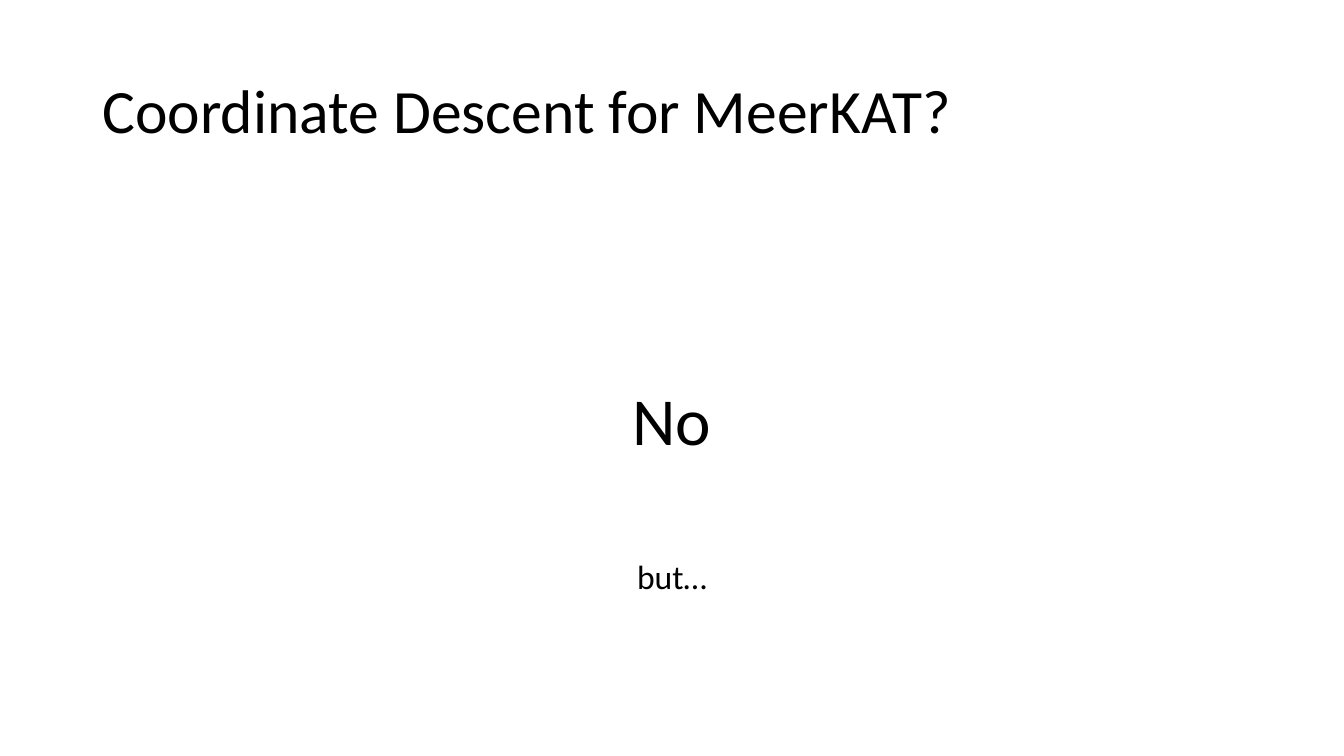
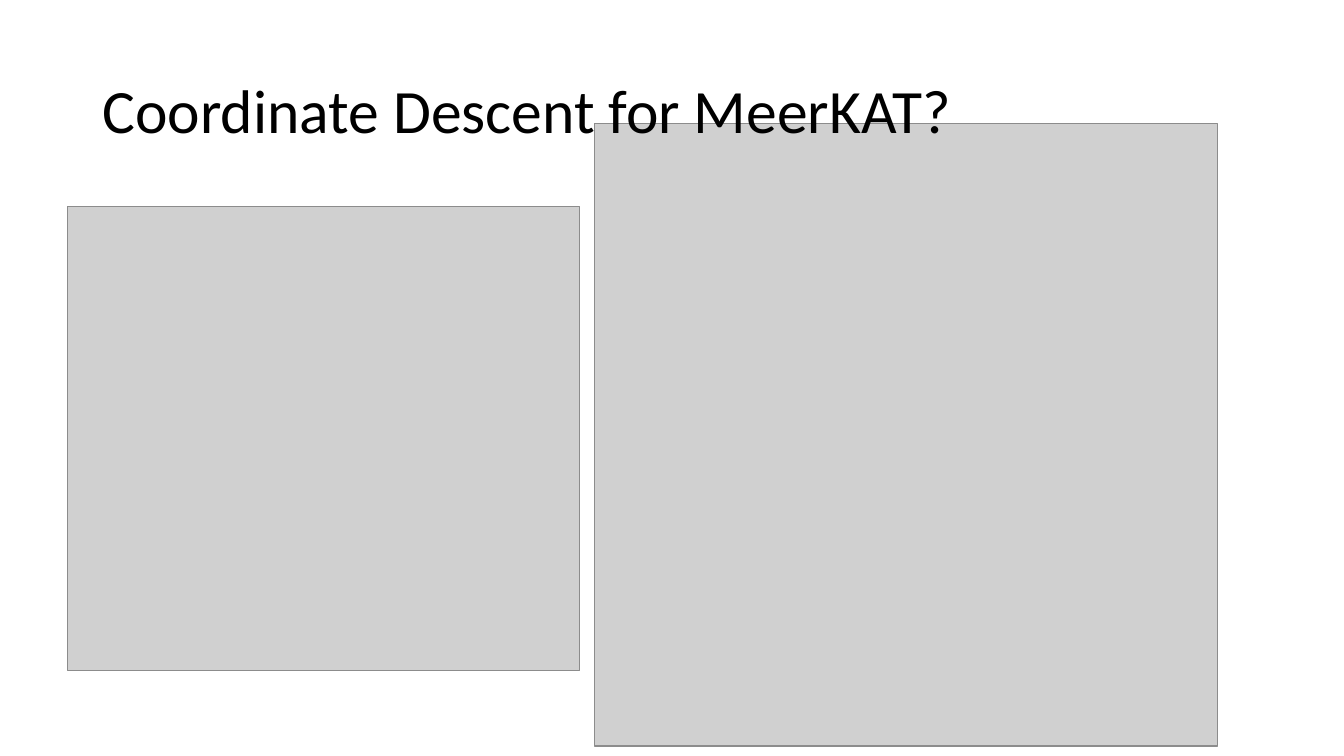
Before and after one commit to lord-blueberry/p8-doc, a slide deck: slide 26 of pp8.pptx (slide 25 before the commit). Drawn at 1344x756 pixels with LibreOffice and Linux fonts; fonts in the diff are those of the drawing; grey boxes stand for pictures. Boxes give left, top, right and bottom in pixels: in the first picture for what was removed or moved away, otherwise in the second. Text is boxed around its words. In the diff, an @@ line names an element or a change of style, - is before the commit and + after.

```diff
--- a/pp8.pptx
+++ b/pp8.pptx
@@ picture added at (595,123,1218,746) @@
@@ picture added at (68,207,580,671) @@
@@ text removed at (633,402,712,590) @@
-No
-but…
```
Also in this commit, not shown: 8 other slides changed, 2 slides added, 1 slide removed.
